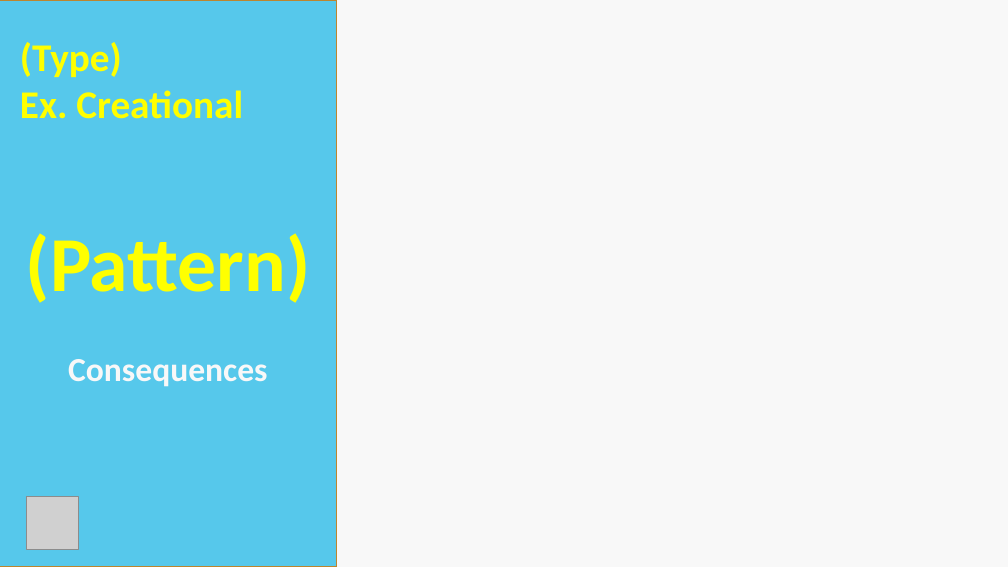
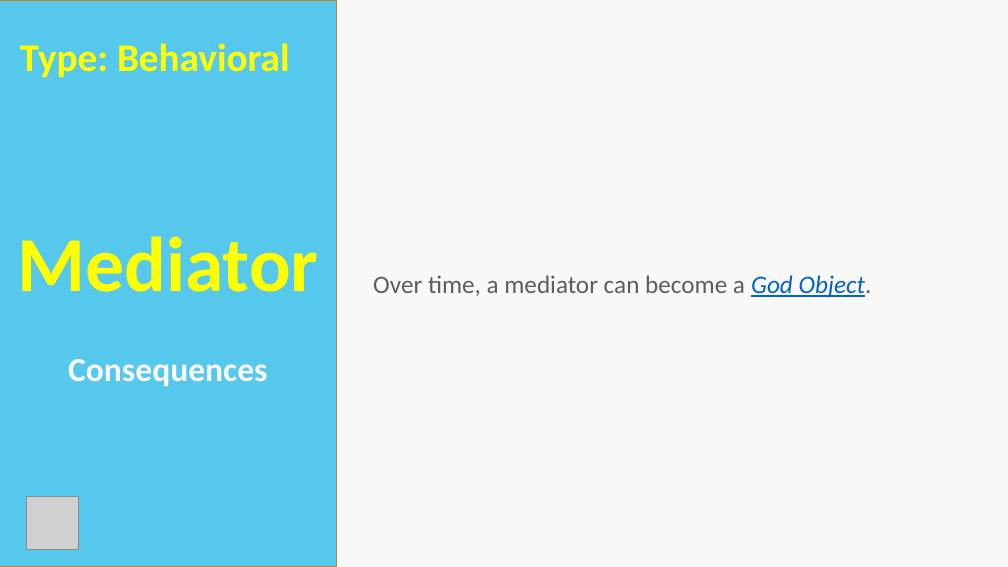
Before and after one commit to carlosjasso/nst-coe-mediator, a slide deck: slide 9 of docs/Coding CoE - Mediator.pptx. Drawn at 1008x567 pixels with LibreOffice and Linux fonts; fonts in the diff are those of the drawing; grey boxes stand for pictures. Boxes give left, top, right and bottom in pixels: in the first picture for what was removed or moved away, otherwise in the second. Text is boxed around its words. In the diff, an @@ line names an element or a change of style, - is before the commit and + after.

```diff
--- a/docs/Coding CoE - Mediator.pptx
+++ b/docs/Coding CoE - Mediator.pptx
@@ text at (20, 43, 290, 77): text changed @@
-(Type)
-Ex. Creational
+Type: Behavioral
@@ text at (18, 236, 319, 292): text changed @@
-(Pattern)
+Mediator
@@ text added at (373, 275, 872, 298), 18 pt, text #5E5E5E @@
+Over time, a mediator can become a God Object.
```
Also in this commit, not shown: 10 other slides changed, 1 slide added, 1 slide removed, 1 other file.
